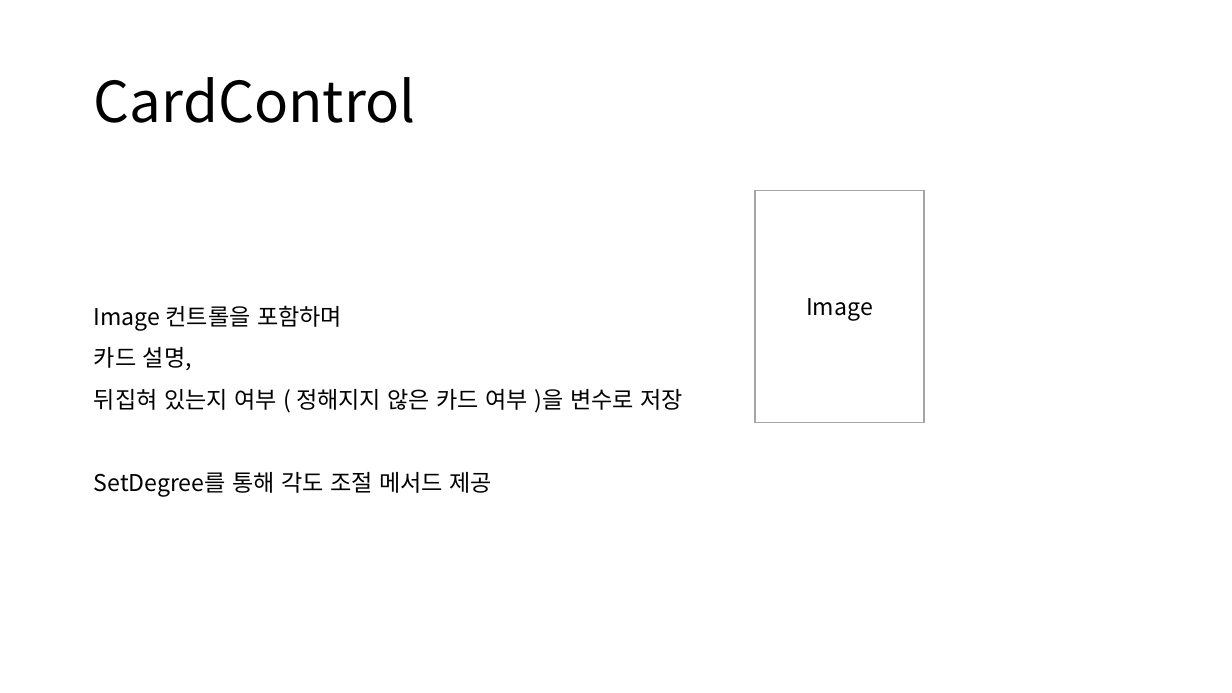
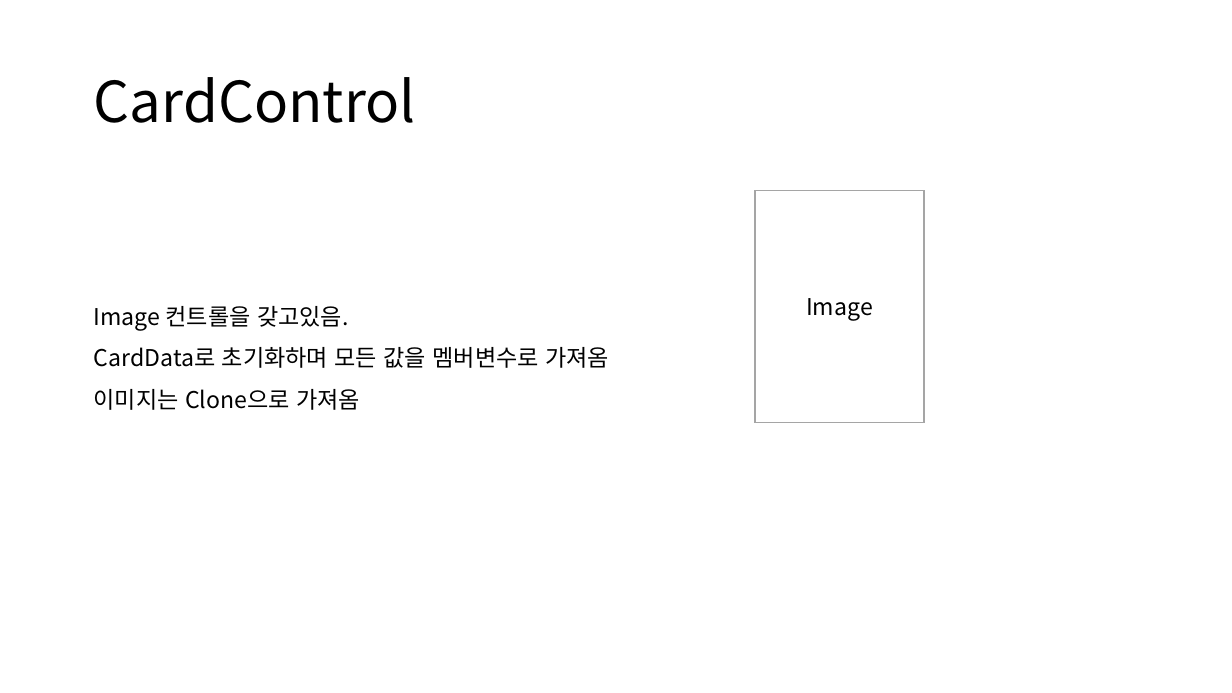
Before and after one commit to poro912/TaroDesktopPrivate, a slide deck: slide 11 of Document/타로 상세 설계서.pptx. Drawn at 1232x693 pixels with LibreOffice and Linux fonts; fonts in the diff are those of the drawing. Boxes give left, top, right and bottom in pixels: in the first picture for what was removed or moved away, otherwise in the second. Text is boxed around its words. In the diff, an @@ line names an element or a change of style, - is before the commit and + after.

```diff
--- a/Document/타로 상세 설계서.pptx
+++ b/Document/타로 상세 설계서.pptx
@@ text at box(94, 306, 609, 410): text changed @@
-Image 컨트롤을 포함하며
-카드 설명,
-뒤집혀 있는지 여부 ( 정해지지 않은 카드 여부 )을 변수로 저장
-SetDegree를 통해 각도 조절 메서드 제공
+Image 컨트롤을 갖고있음.
+CardData로 초기화하며 모든 값을 멤버변수로 가져옴
+이미지는 Clone으로 가져옴
```
Also in this commit, not shown: 3 other slides changed, 4 slides added, 12 slides removed.
